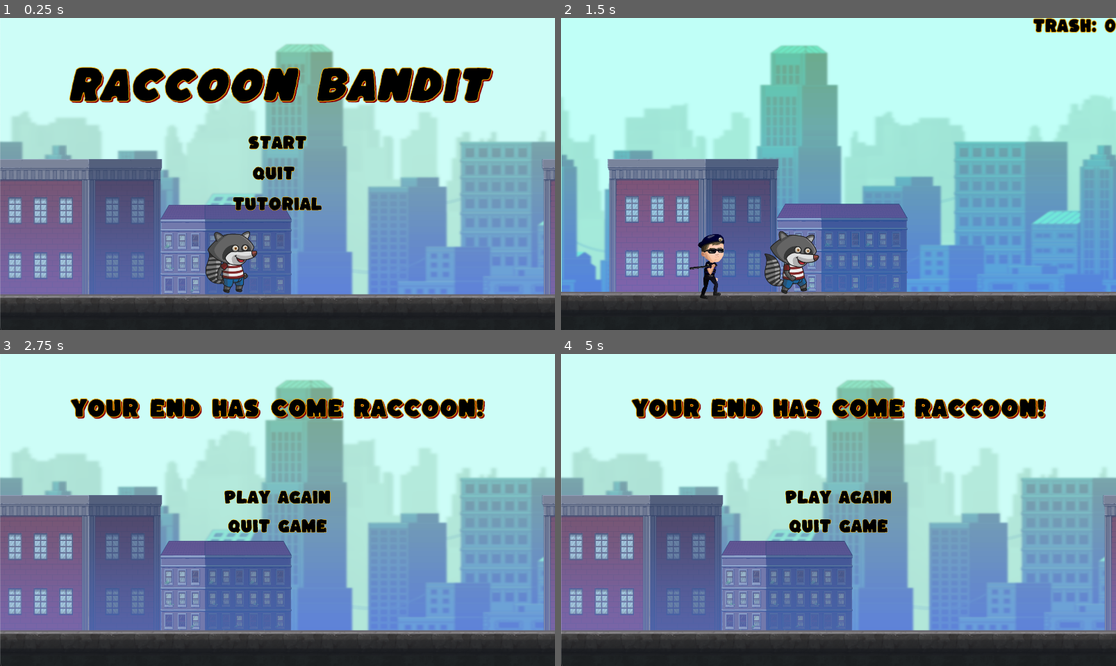
Above: before the commit, frames 1-4 (two rows, left to right).
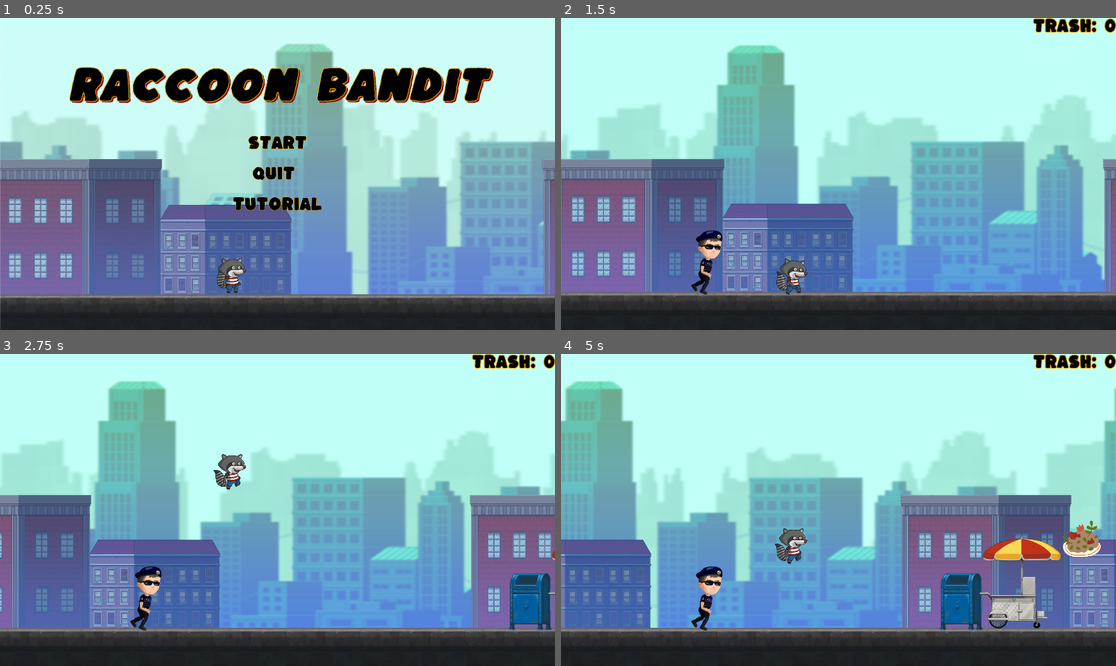
Above: after the commit, the same moments.

Repository: plagunas2/RaccoonBandit
Game: Godot game, scene res://Scenes/Menus/Mainmenu.tscn
The game is run twice, just before and just after one commit, with the same random seed, the same clock (stepped at 60 frames per second) and the same inputs. The engine's default icon, where the game draws it, is replaced by a stand-in: a white triangle on a blue panel in a dark square.
Inputs (mouse positions are in pixels of both pictures, inside the frame that each line leads up to):
- Up to frame 1 (0.25 s): no input
- Up to frame 2 (1.5 s): click "Start" at 0.5 s
- Up to frame 3 (2.75 s): tap W (jump) at 1.52, 2.27 s
- Up to frame 4 (5 s): click (838, 497) at 2.75 s, where only the run before the commit has a clickable "Play Again"; hold Down (down) 3.53-4.28 s; tap W (jump) at 4.52 s

The runs differ from the first frame. In frame 1, 1.2% of the frame differs, in the area x 37-47%, y 68-89%; in frame 2, 36%; in frame 3, 50%; in frame 4, 59%, in the area x 0-100%, y 0-100%.

Commit message:
final collision

Diff:
--- a/RaccoonBandit_prototype1/Character/player.tscn
+++ b/RaccoonBandit_prototype1/Character/player.tscn
@@ -651,7 +651,6 @@
 sprite_frames = SubResource("SpriteFrames_57wnc")
 animation = &"idle"
 autoplay = "idle"
-frame_progress = 0.713181
 
 [node name="CollisionShape2D" type="CollisionShape2D" parent="."]
 position = Vector2(4, 1)
--- a/RaccoonBandit_prototype1/NPC/npc.tscn
+++ b/RaccoonBandit_prototype1/NPC/npc.tscn
@@ -61,7 +61,7 @@
 }],
 "loop": true,
 "name": &"attack",
-"speed": 5.0
+"speed": 20.0
 }, {
 "frames": [{
 "duration": 1.0,
@@ -121,15 +121,17 @@
 height = 60.0
 
 [sub_resource type="CircleShape2D" id="CircleShape2D_v22ui"]
-radius = 44.0114
+radius = 17.4617
 
 [node name="npc" type="CharacterBody2D"]
+scale = Vector2(3.75, 3.75)
 script = ExtResource("1_pn30m")
 
 [node name="AnimatedSprite2D" type="AnimatedSprite2D" parent="."]
 scale = Vector2(0.05, 0.05)
 sprite_frames = SubResource("SpriteFrames_bh507")
 animation = &"attack"
+frame_progress = 0.67291
 
 [node name="CollisionShape2D" type="CollisionShape2D" parent="."]
 shape = SubResource("CapsuleShape2D_ixrvv")
@@ -138,5 +140,5 @@
 disable_mode = 2
 
 [node name="CollisionShape2D" type="CollisionShape2D" parent="Area2D"]
-position = Vector2(17, 2)
+position = Vector2(13.3333, 1.06667)
 shape = SubResource("CircleShape2D_v22ui")
--- a/RaccoonBandit_prototype1/Scenes/Menus/Mainmenu.tscn
+++ b/RaccoonBandit_prototype1/Scenes/Menus/Mainmenu.tscn
@@ -509,8 +509,7 @@
 flat = true
 
 [node name="MainScreenPlayer" parent="." instance=ExtResource("5_s4duc")]
-position = Vector2(800, 850)
-scale = Vector2(1.75, 1.75)
+position = Vector2(800, 892)
 motion_mode = 1
 script = SubResource("GDScript_i84wp")
 
--- a/RaccoonBandit_prototype1/Scenes/test_level_pt2.tscn
+++ b/RaccoonBandit_prototype1/Scenes/test_level_pt2.tscn
@@ -281,8 +281,7 @@
 [node name="ParallaxBackground" parent="." instance=ExtResource("1_qa4be")]
 
 [node name="Player" parent="." instance=ExtResource("2_c6vkw")]
-position = Vector2(800, 850)
-scale = Vector2(1.75, 1.75)
+position = Vector2(800, 892)
 
 [node name="TileMap" type="TileMap" parent="."]
 visible = false
@@ -307,7 +306,6 @@
 autoplay = true
 
 [node name="npc" parent="." instance=ExtResource("7_yfiwp")]
-position = Vector2(523, 860)
-scale = Vector2(3.75, 3.75)
+position = Vector2(498, 846)
 
 [node name="PauseMenu" parent="." instance=ExtResource("9_2bejn")]
Not shown: 2 places in RaccoonBandit_prototype1/Scenes/test_level_pt2.tscn that only renumber resources
